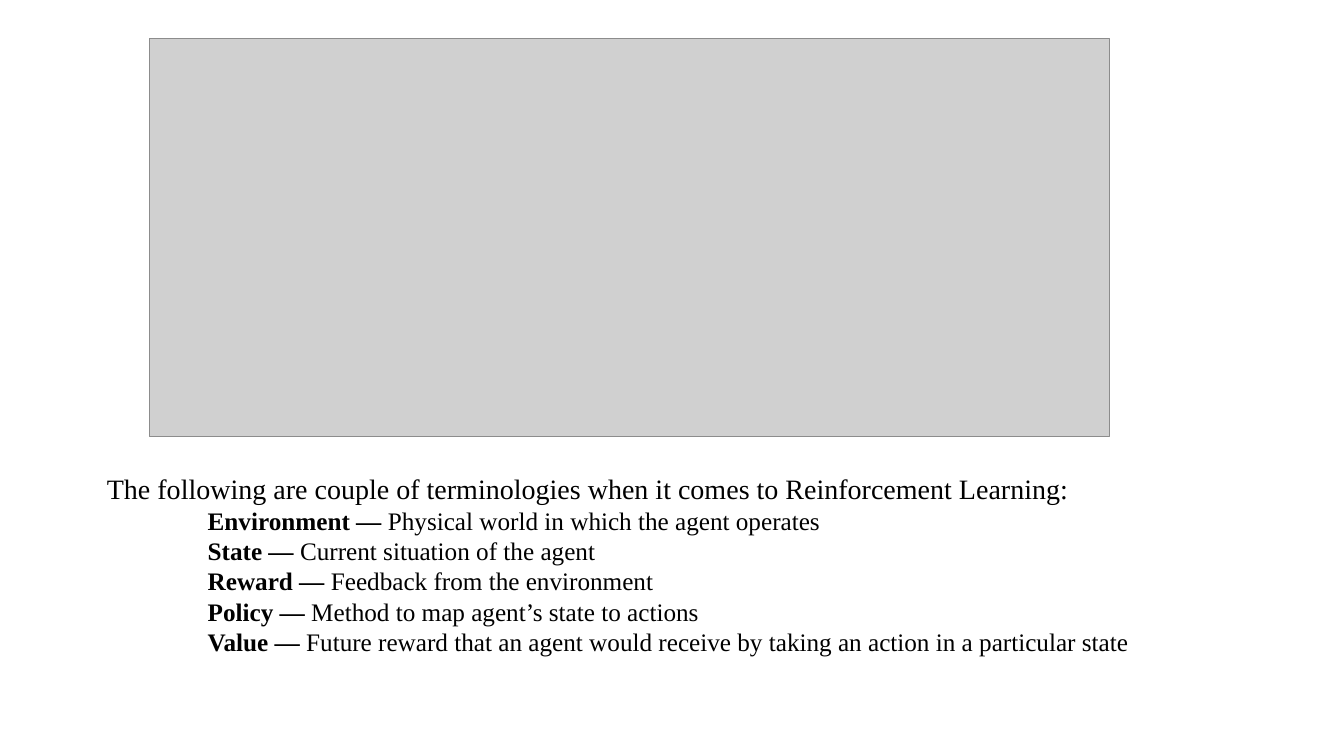
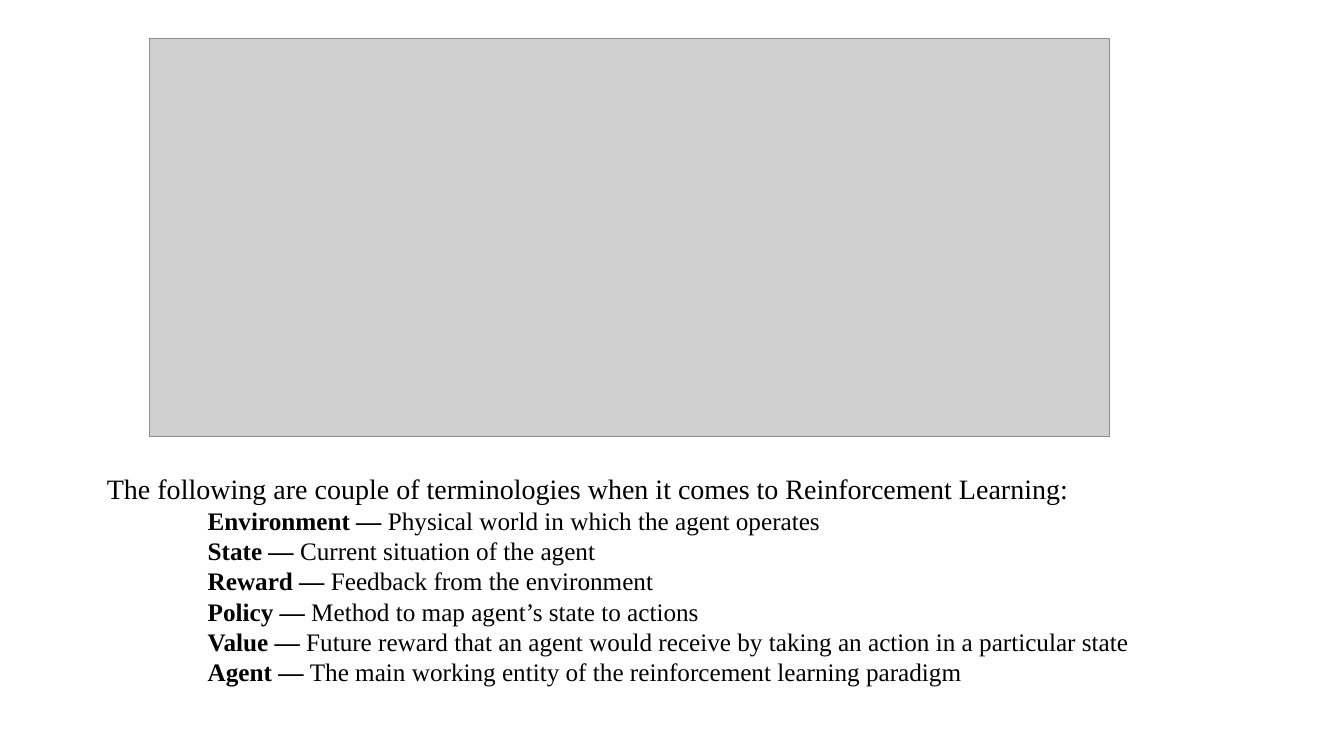
Before and after one commit to mlnewbie1996/Dissertation-MTech, a slide deck: slide 12 of Phase_I/Dissertation_Phase1.pptx (slide 13 before the commit). Drawn at 1344x756 pixels with LibreOffice and Linux fonts; fonts in the diff are those of the drawing; grey boxes stand for pictures. Boxes give left, top, right and bottom in pixels: in the first picture for what was removed or moved away, otherwise in the second. Text is boxed around its words. In the diff, an @@ line names an element or a change of style, - is before the commit and + after.

```diff
--- a/Phase_I/Dissertation_Phase1.pptx
+++ b/Phase_I/Dissertation_Phase1.pptx
@@ text at (208,663,961,687): paragraph added @@
+Agent — The main working entity of the reinforcement learning paradigm
```
Also in this commit, not shown: 7 other slides changed, 2 slides added, 3 slides removed, 17 other files.
